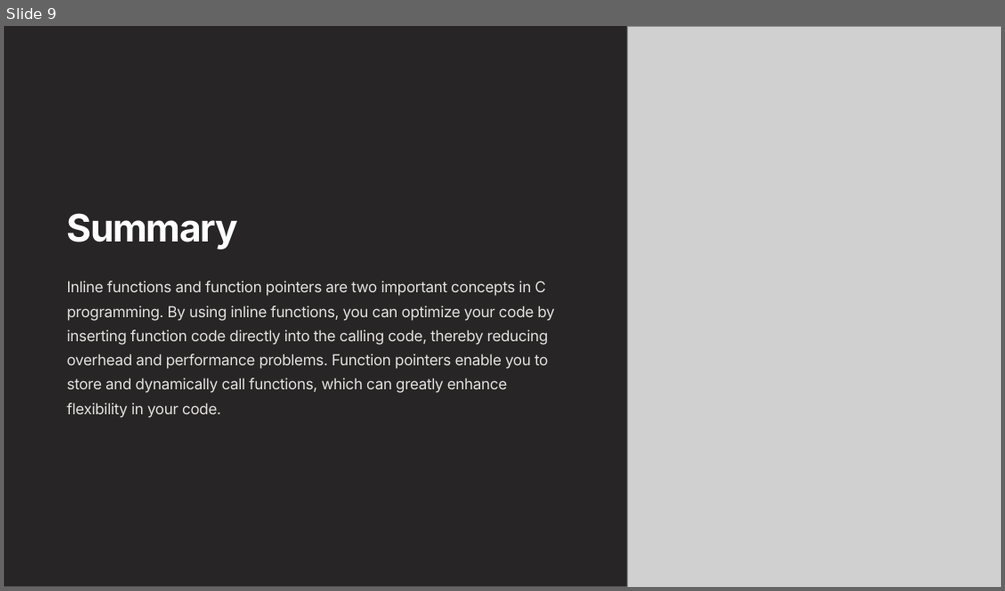
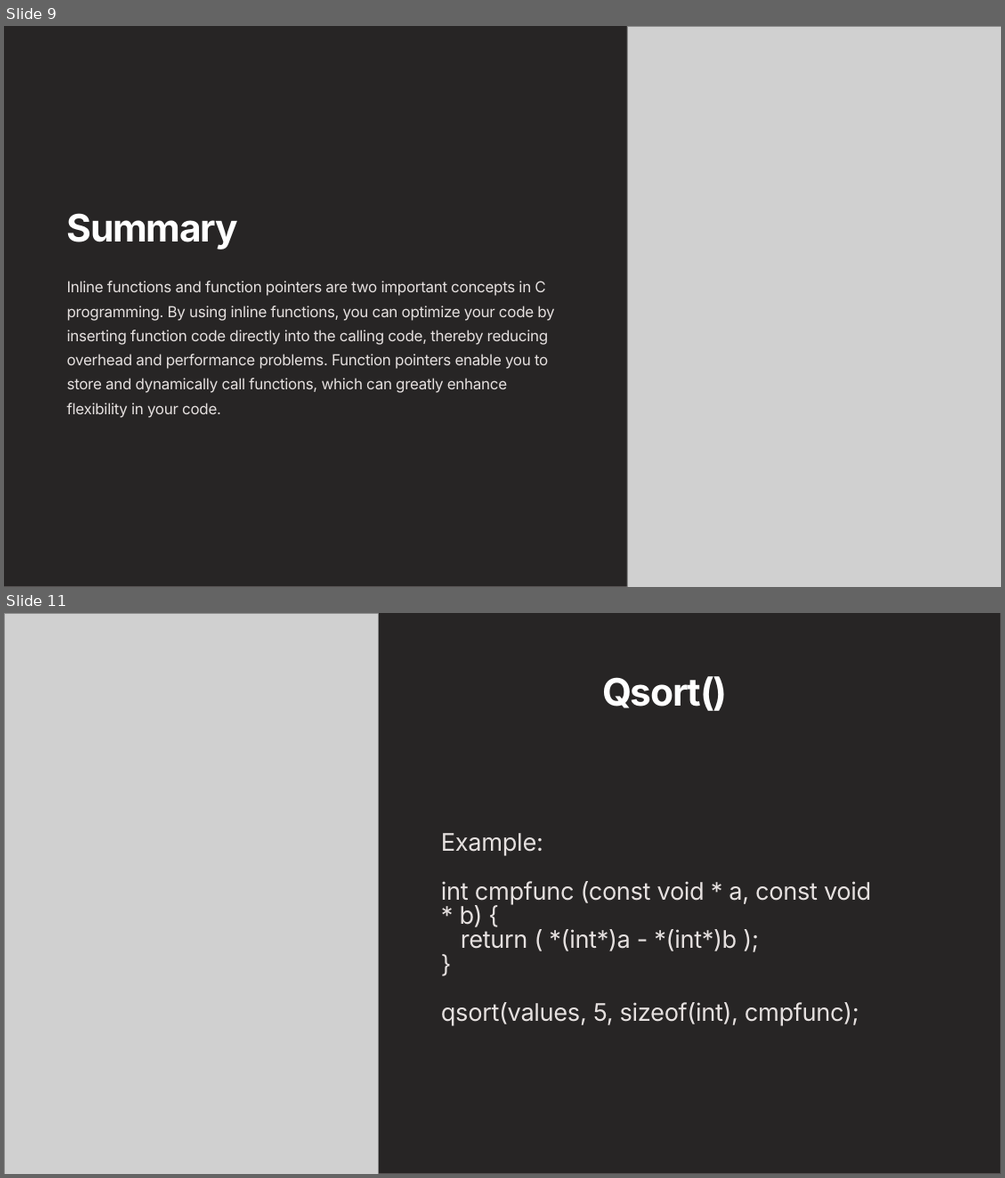
Before and after one commit to user992199/Chitkara_August_G8, a slide deck: Introduction-to-Inline-Functions-and-Function-Pointers-in-C.pptx. Shown one above the other, each under a label of ours: slide 9 before the commit, slides 9 and 11 after it; the slides between them are not shown. The pictures are 1005x591 and 1005x1178 pixels, drawn with LibreOffice and Linux fonts; fonts in the diff are those of the drawing; grey boxes stand for pictures. Boxes give left, top, right and bottom in pixels: in the first picture for what was removed or moved away, otherwise in the second. Text is boxed around its words. In the diff, an @@ line names an element or a change of style, - is before the commit and + after.

```diff
--- a/Introduction-to-Inline-Functions-and-Function-Pointers-in-C.pptx
+++ b/Introduction-to-Inline-Functions-and-Function-Pointers-in-C.pptx
@@ slide 11 added at (4,613,1001,1174), background #FFFFFF @@
@@ rectangle added at (4,613,1001,1174), fill #272525, outline #565151 1.09 pt @@
@@ picture added at (4,613,378,1174) @@
@@ text added at (602,676,728,711), 43.8 pt, text #FFFFFF, bold @@
+Qsort()
@@ text added at (441,833,871,1026), 28 pt, text #E5E0DF @@
+Example:
+int cmpfunc (const void * a, const void * b) {
+return ( *(int*)a - *(int*)b );
+}
+qsort(values, 5, sizeof(int), cmpfunc);
```
Also in this commit, not shown: 1 slide changed, 1 other slide added, 5 other files.
